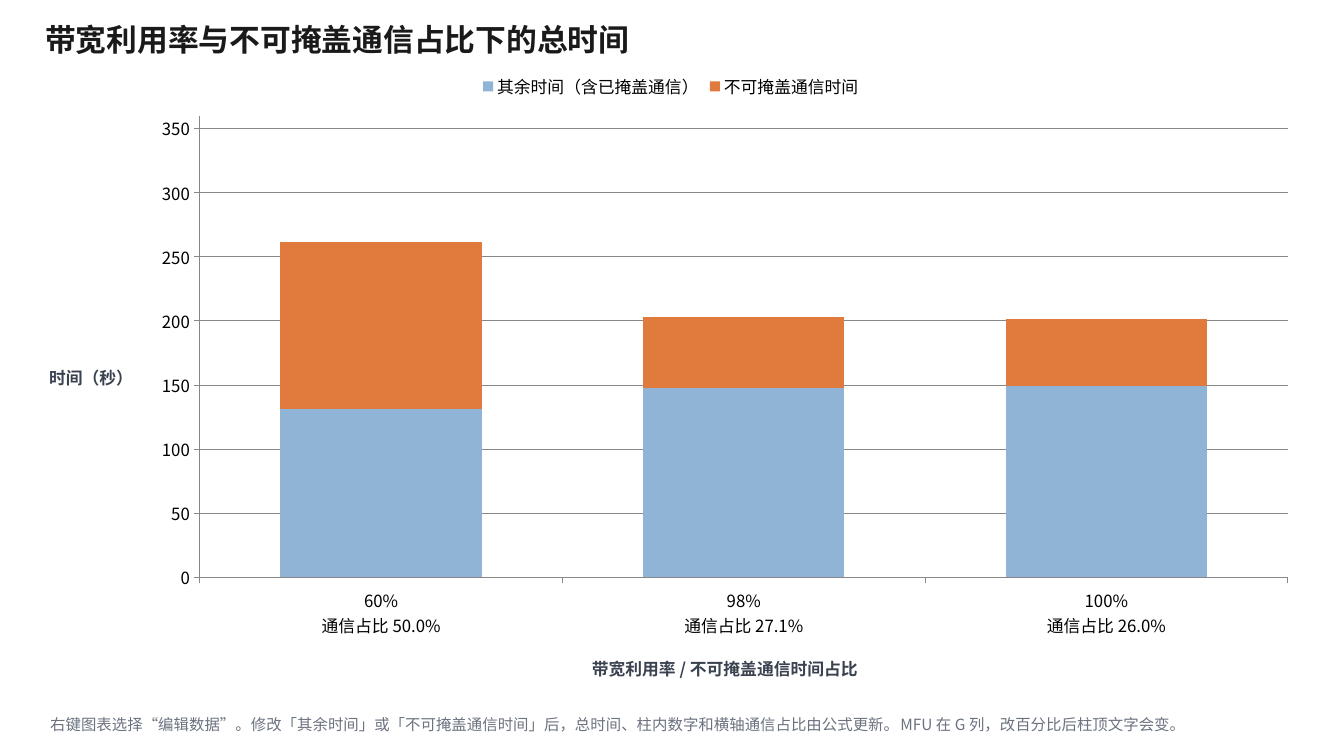
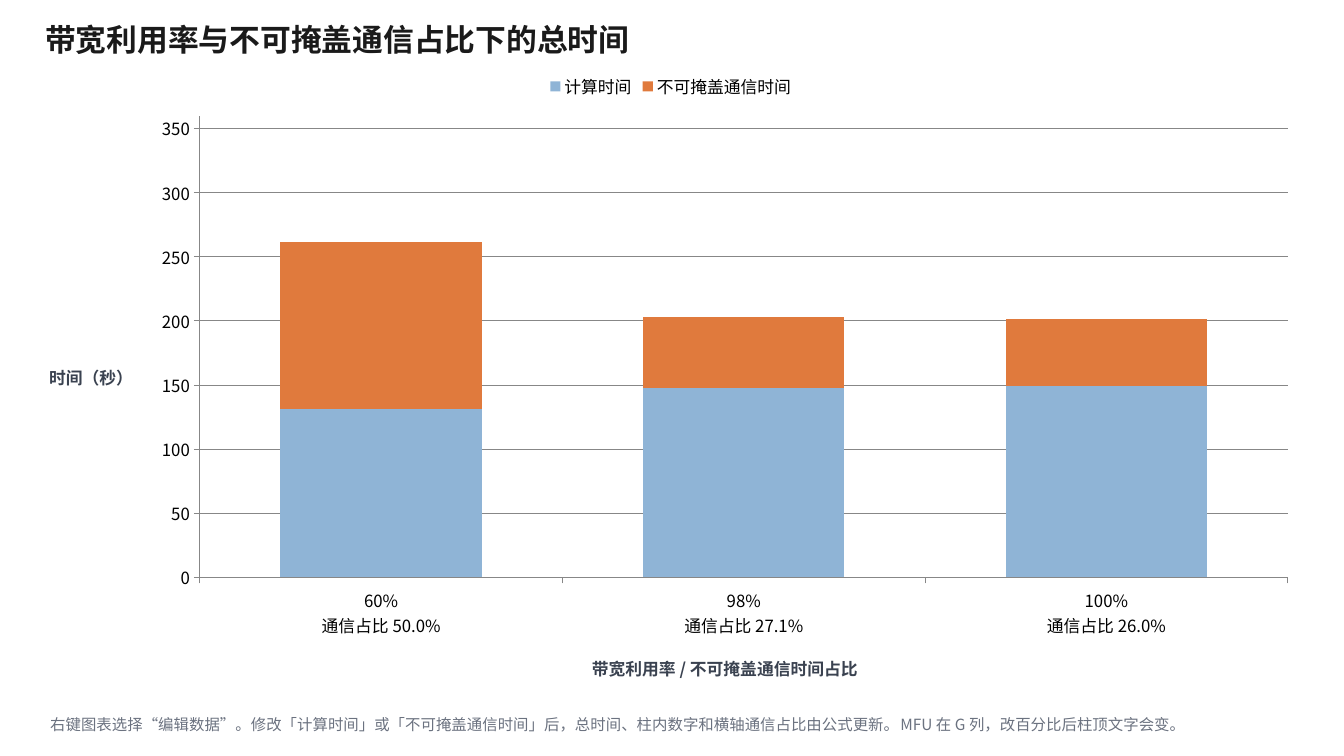
Before and after one commit to njuyuan/vllm, a slide deck: slide 1 of docs/design/bw_comm_ratio_mfu.pptx. Drawn at 1344x756 pixels with LibreOffice and Linux fonts; fonts in the diff are those of the drawing. Boxes give left, top, right and bottom in pixels: in the first picture for what was removed or moved away, otherwise in the second. Text is boxed around its words. In the diff, an @@ line names an element or a change of style, - is before the commit and + after.

```diff
--- a/docs/design/bw_comm_ratio_mfu.pptx
+++ b/docs/design/bw_comm_ratio_mfu.pptx
@@ column stacked chart at (x1=28, y1=63, x2=1314, y2=703) @@
-其余时间（含已掩盖通信）: 130, 150, 150
+计算时间: 130, 150, 150
@@ text at (x1=50, y1=717, x2=1185, y2=732): text changed @@
-右键图表选择“编辑数据”。修改「其余时间」或「不可掩盖通信时间」后，总时间、柱内数字和横轴通信占比由公式更新。MFU 在 G 列，改百分比后柱顶文字会变。
+右键图表选择“编辑数据”。修改「计算时间」或「不可掩盖通信时间」后，总时间、柱内数字和横轴通信占比由公式更新。MFU 在 G 列，改百分比后柱顶文字会变。
```
